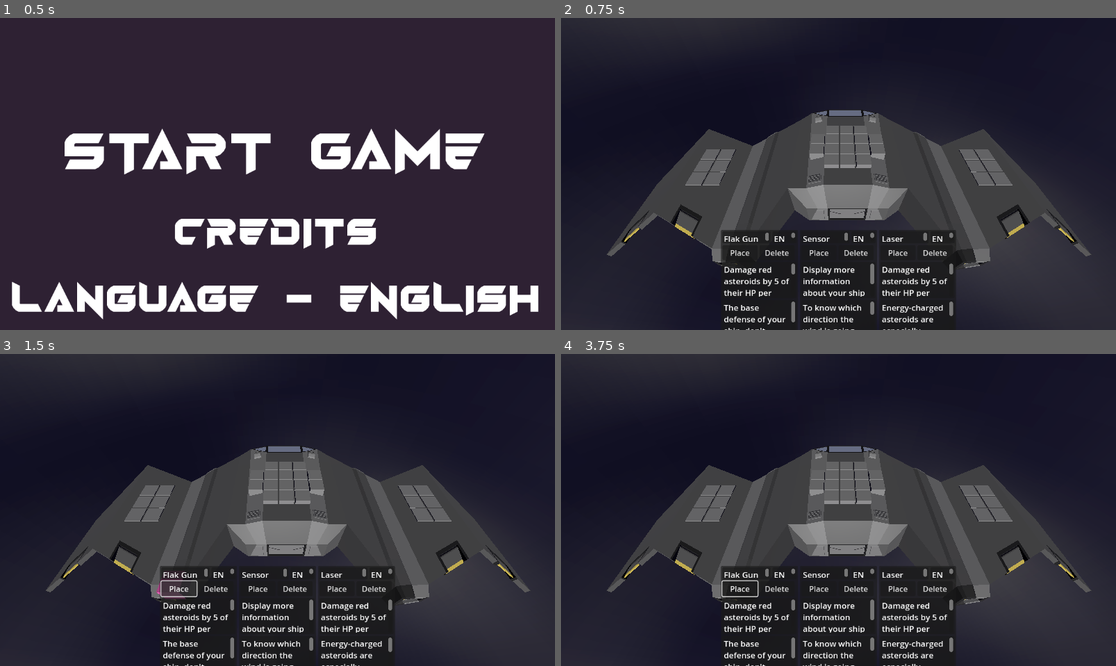
Above: before the commit, frames 1-4 (two rows, left to right).
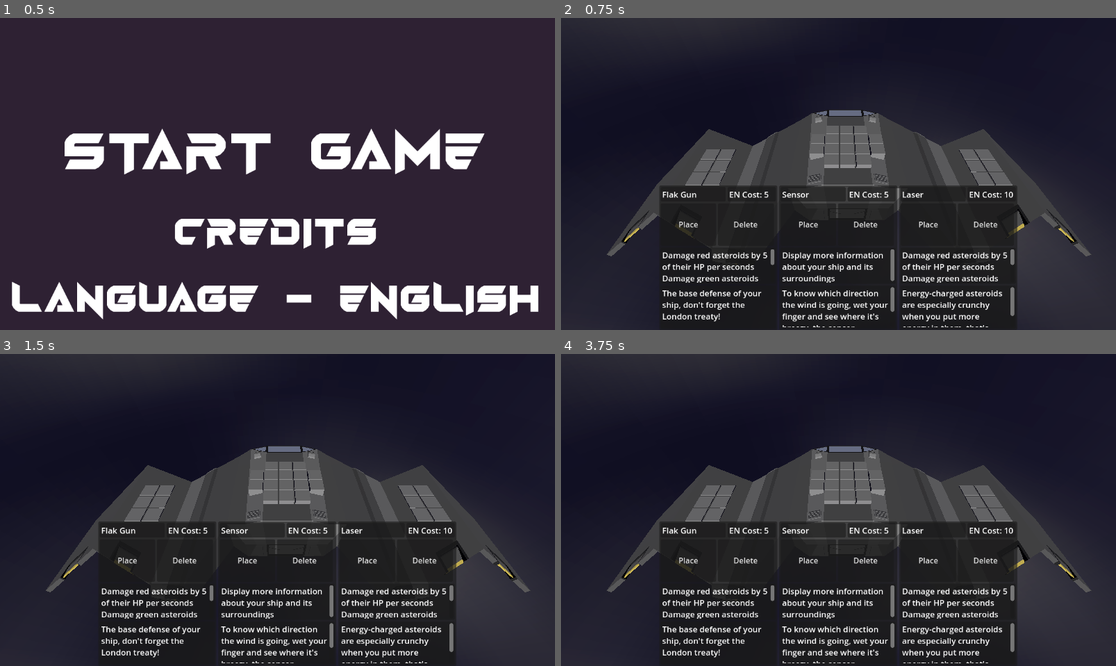
Above: after the commit, the same moments.

Repository: Xwilarg/LudumDare54
Game: Godot game, scene res://Scenes/TitleScreen.tscn
Two runs of this game, one before a commit and one after it. Both use one fixed random seed, a clock stepped at 60 frames per second and the inputs below. Video files are missing from this copy of the repository; at most half a second of black plays in their place.
Inputs (mouse positions are in pixels of both pictures, inside the frame that each line leads up to):
- Up to frame 1 (0.5 s): no input
- Up to frame 2 (0.75 s): tap Enter at 0.5 s; move the mouse to (960, 158) at 0.52 s; click (960, 158) at 0.67 s
- Up to frame 3 (1.5 s): click "Place" at 1.25 s
- Up to frame 4 (3.75 s): click "Place" at 2 s; click "Place" at 2.75 s; tap Space at 3.5 s; move the mouse to (727, 525) at 3.52 s; click (727, 525) at 3.67 s

Frame 1 is identical in both runs. In frame 2, 14% of the frame differs, in the area x 17-83%, y 53-100%; in frame 3, 14%; in frame 4, 14%.
Error in both runs: Invalid call. Nonexistent function 'has' in base 'Nil'. (res://Scripts/GameManager.gd:42)

Commit message:
Update card UI

Diff:
--- a/Scenes/CardGraphic.tscn
+++ b/Scenes/CardGraphic.tscn
@@ -44,8 +44,9 @@
 alignment = 1
 
 [node name="HBoxContainer2" type="HBoxContainer" parent="CardBG/MarginContainer/VBoxContainer"]
+custom_minimum_size = Vector2(0, 30)
 layout_mode = 2
-size_flags_vertical = 3
+size_flags_vertical = 0
 size_flags_stretch_ratio = 0.6
 
 [node name="NamePanel" type="Panel" parent="CardBG/MarginContainer/VBoxContainer/HBoxContainer2"]
@@ -71,7 +72,7 @@
 text = "Name"
 
 [node name="EnergyPanel" type="Panel" parent="CardBG/MarginContainer/VBoxContainer/HBoxContainer2"]
-custom_minimum_size = Vector2(50, 25)
+custom_minimum_size = Vector2(100, 25)
 layout_mode = 2
 size_flags_horizontal = 3
 size_flags_stretch_ratio = 0.5
--- a/Scenes/Main.tscn
+++ b/Scenes/Main.tscn
@@ -54,26 +54,23 @@
 
 [node name="VBoxContainer" type="VBoxContainer" parent="UI"]
 layout_mode = 1
-anchors_preset = 15
+anchors_preset = 12
+anchor_top = 1.0
 anchor_right = 1.0
 anchor_bottom = 1.0
+offset_top = -300.0
 grow_horizontal = 2
-grow_vertical = 2
+grow_vertical = 0
 alignment = 2
 
-[node name="Control2" type="Control" parent="UI/VBoxContainer"]
-custom_minimum_size = Vector2(350, 450)
-layout_mode = 2
-size_flags_vertical = 3
-size_flags_stretch_ratio = 1.6
-
 [node name="HBoxContainer" type="HBoxContainer" parent="UI/VBoxContainer"]
+custom_minimum_size = Vector2(0, 300)
 layout_mode = 2
 size_flags_vertical = 3
 alignment = 1
 
 [node name="Control2" type="Control" parent="UI/VBoxContainer/HBoxContainer"]
-custom_minimum_size = Vector2(350, 0)
+custom_minimum_size = Vector2(200, 0)
 layout_mode = 2
 size_flags_stretch_ratio = 1.4
 
@@ -87,7 +84,7 @@
 layout_mode = 2
 
 [node name="Control" type="Control" parent="UI/VBoxContainer/HBoxContainer"]
-custom_minimum_size = Vector2(350, 0)
+custom_minimum_size = Vector2(200, 0)
 layout_mode = 2
 size_flags_stretch_ratio = 1.4
 
